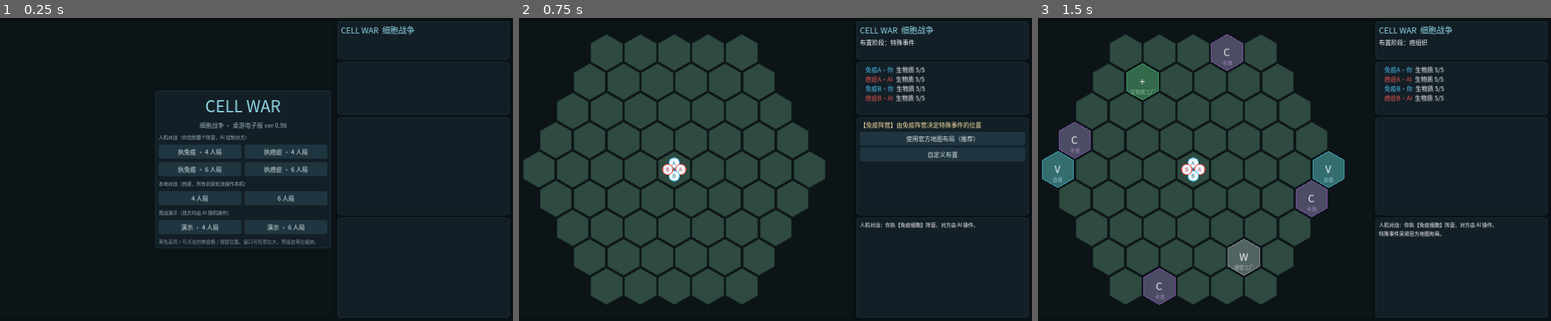
Above: before the commit, frames 1-3 (left to right).
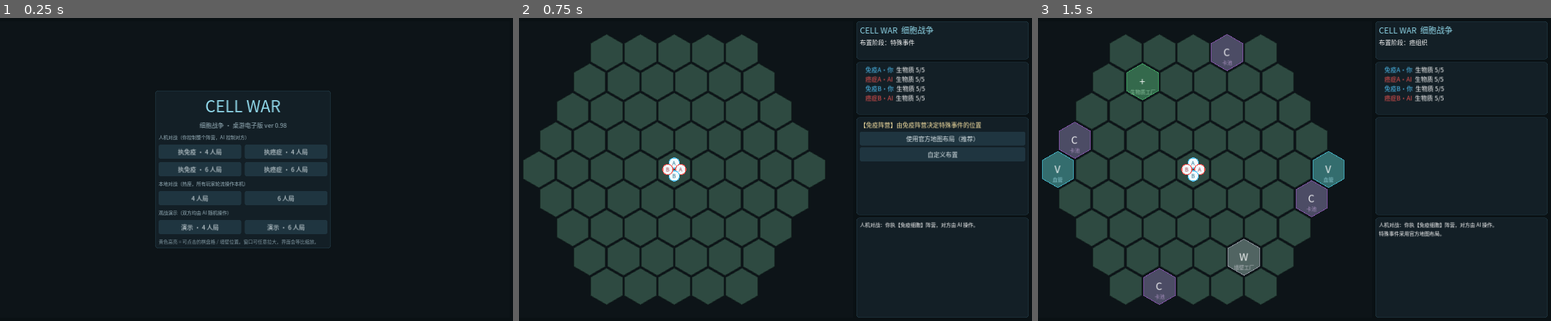
Above: after the commit, the same moments.

Repository: Kevinnb66699/SpringSense-2026-2027-Cell-War
Game: Godot game, scene res://scenes/Main.tscn
Same seed, same stepped clock (60 frames per second), same inputs: the game is played once before the commit and once after it.
Inputs:
- Up to frame 1 (0.25 s): no input
- Up to frame 2 (0.75 s): click "执免疫 · 4 人局" at 0.5 s
- Up to frame 3 (1.5 s): click "使用官方地图布局（推荐）" at 1.25 s

The runs differ from the first frame. In frame 1, 0.6% of the frame differs, in the area x 65-100%, y 1-99%; in frame 2, nothing differs; in frame 3, nothing differs.

Commit message:
主菜单阶段隐藏右侧信息栏，开局后再显示
Co-Authored-By: Claude Fable 5 <noreply@anthropic.com>

Diff:
--- a/game/scripts/ui/main.gd
+++ b/game/scripts/ui/main.gd
@@ -16,6 +16,7 @@
 var menu_layer: CenterContainer
 var menu_vbox: VBoxContainer
 var dice_overlay: DiceOverlay
+var side_panel: VBoxContainer
 
 
 func _ready() -> void:
@@ -115,7 +116,9 @@
 	side.custom_minimum_size = Vector2(510, 0)
 	side.size_flags_vertical = Control.SIZE_EXPAND_FILL
 	side.add_theme_constant_override("separation", 8)
+	side.visible = false   # 主菜单阶段隐藏，开局后显示
 	hbox.add_child(side)
+	side_panel = side
 
 	# 标题与状态
 	var head := PanelContainer.new()
@@ -266,6 +269,7 @@
 
 func _start(n_players: int, mode: String, human_faction: String) -> void:
 	menu_layer.visible = false
+	side_panel.visible = true
 	log_rtl.clear()
 	pending_req = {}
 	if mode == "demo":
